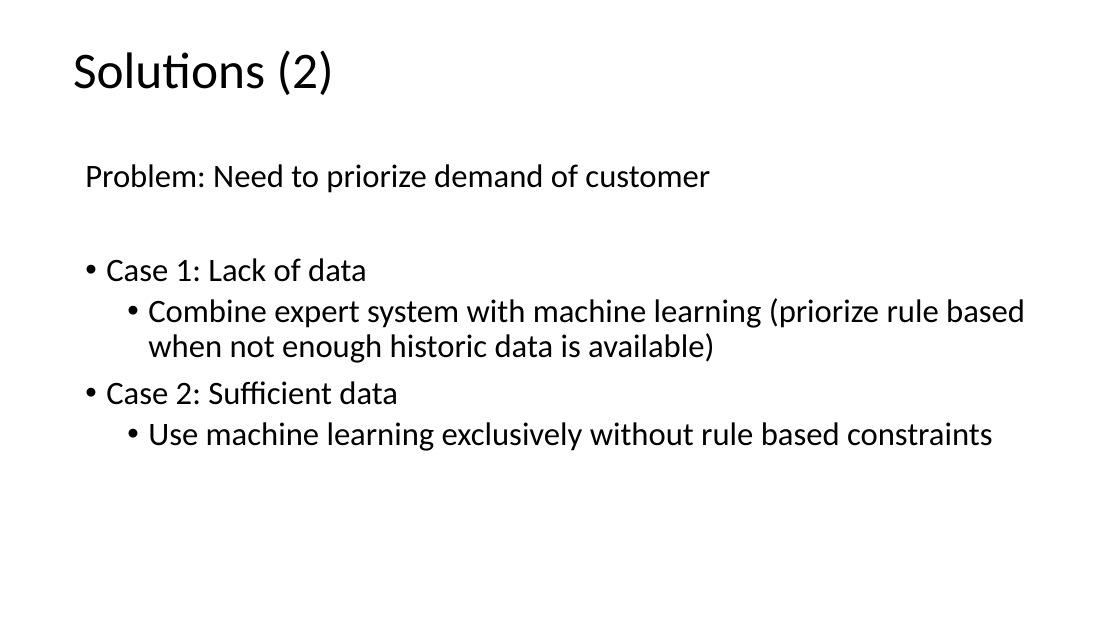
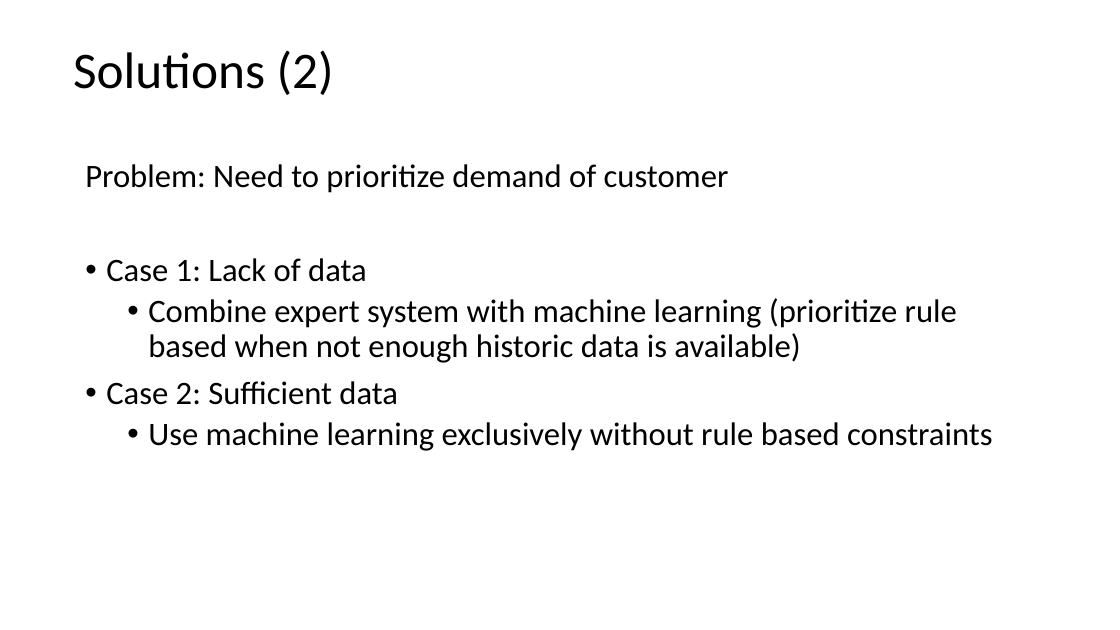
Before and after one commit to AndreasNeuhierl/InnoMgmt, a slide deck: slide 10 of desandere.pptx. Drawn at 1120x630 pixels with LibreOffice and Linux fonts; fonts in the diff are those of the drawing. Boxes give left, top, right and bottom in pixels: in the first picture for what was removed or moved away, otherwise in the second. Text is boxed around its words. In the diff, an @@ line names an element or a change of style, - is before the commit and + after.

Commit message:
Fixed typos

```diff
--- a/desandere.pptx
+++ b/desandere.pptx
@@ text at bbox=[85, 164, 729, 193]: text changed @@
-Problem: Need to priorize demand of customer
+Problem: Need to prioritize demand of customer
@@ text at bbox=[148, 298, 957, 363]: text changed @@
-  • Combine expert system with machine learning (priorize rule based when not enough historic data is available)
+  • Combine expert system with machine learning (prioritize rule based when not enough historic data is available)
```
Also in this commit, not shown: 8 other slides changed.
